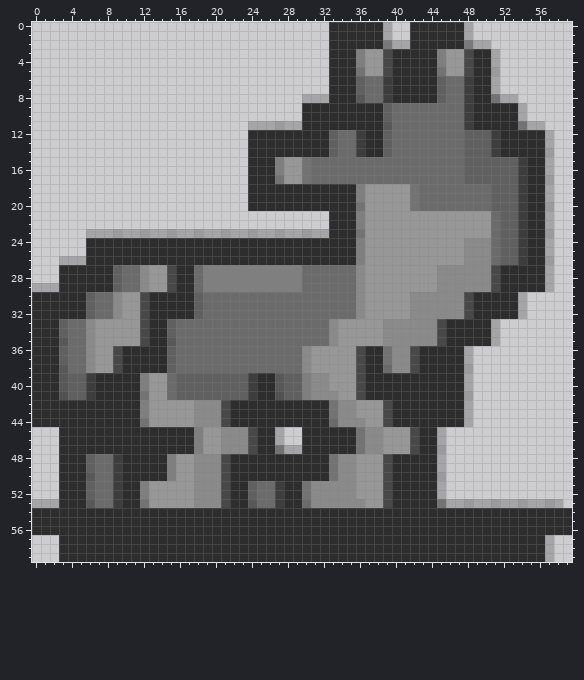
A pixel-art sprite gets an edit: design/wolf_2.png. That is the earlier state.
The file is 60x60 pixels. Pixels under 10% opacity are left out. Colours within 5 levels of each other are drawn and written as one.
And afterwards:
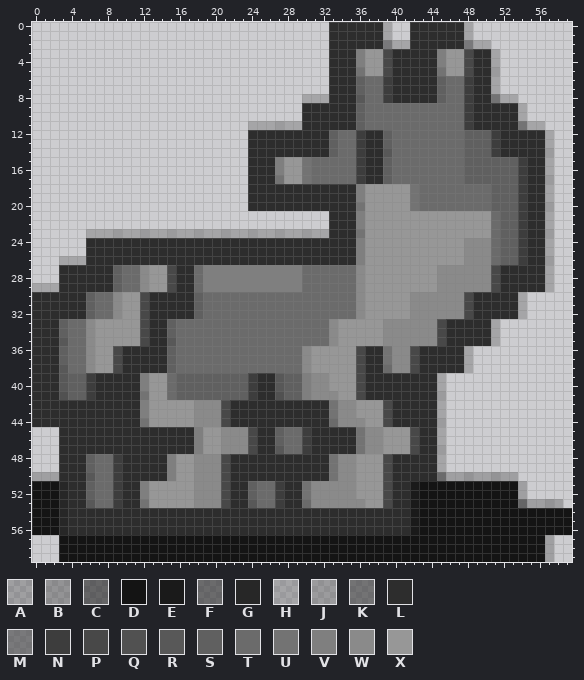
Palette (. is transparent): A #14141440  B #14141450  C #14141490  D #141414  E #1a1a1a  F #1f1f1f90  G #272727  H #2d2d2d40  J #2d2d2d50  K #2d2d2d90  L #2d2d2d  M #39393990  N #3d3d3d  P #484848  Q #515151  R #585858  S #606060  T #6b6b6b  U #737373  V #7f7f7f  W #8a8a8a  X #979797
Diff:
Colour A now appears in row 50 at x 0 to 2, 46 to 47, 49 to 50 and 52 to 53; in rows 51 to 52 at x 54.
The author changed colour H to colour A in row 53 at x 55 to 56 and 58; in rows 57 to 59 at x 57.
Colour B now appears in row 50 at x 48 and 51.
The author changed colour J to colour B in row 53 at x 57.
The author changed colour J to colour C in row 53 at x 54.
Colour D now appears in rows 51 to 52 at x 0 to 2 and 46 to 53.
The author changed colour H to colour D in rows 51 to 52 at x 45; in row 53 at x 0 to 2, 46 to 47, 49 to 50 and 52 to 53.
The author changed colour J to colour D in row 53 at x 48 and 51.
The author changed colour K to colour D in row 53 at x 45.
The author changed colour L to colour D in rows 51 to 53 at x 43 to 44; in rows 54 to 56 at x 0 to 2 and 43 to 59; in rows 57 to 59 at x 3 to 56.
The author changed colour L to colour E in rows 51 to 56 at x 42.
The author changed colour J to colour F in row 50 at x 45.
The author changed colour L to colour G in rows 51 to 56 at x 3.
The author changed colour J to colour H in row 38 at x 48.
The author changed colour L to colour H in rows 39 to 40 at x 45; in rows 42 to 43 at x 45.
The author changed colour L to colour J in row 41 at x 45; in row 44 at x 45.
The author changed colour T to colour L in rows 15 to 17 at x 37 to 38.
The author changed colour L to colour N in rows 45 to 47 at x 30.
The author changed colour T to colour N in rows 15 to 17 at x 36.
The author changed colour K to colour R in row 47 at x 27.
The author changed colour S to colour R in row 14 at x 39.
The author changed colour H to colour S in rows 45 to 46 at x 27.
The author changed colour L to colour S in rows 9 to 11 at x 36.
The author changed colour T to colour S in rows 15 to 17 at x 39.
Colour T now appears in rows 45 to 46 at x 28 to 29.
The author changed colour H to colour T in row 47 at x 28 to 29.
The author changed colour L to colour T in rows 9 to 11 at x 37 to 38.
The author changed colour R to colour T in row 11 at x 39.
The author changed colour S to colour T in rows 9 to 10 at x 39.
Colour H is gone in rows 39 to 40 at x 48; in rows 42 to 44 at x 48.
Colour J is gone in row 41 at x 48.
Colour L is gone in rows 39 to 44 at x 46 to 47.
Where, in picture pixels (left, top, right, bottom), the same in both pictures:
changed: (356, 103, 392, 184)
changed: (437, 364, 473, 427)
changed: (275, 427, 311, 454)
changed: (32, 472, 572, 562)
